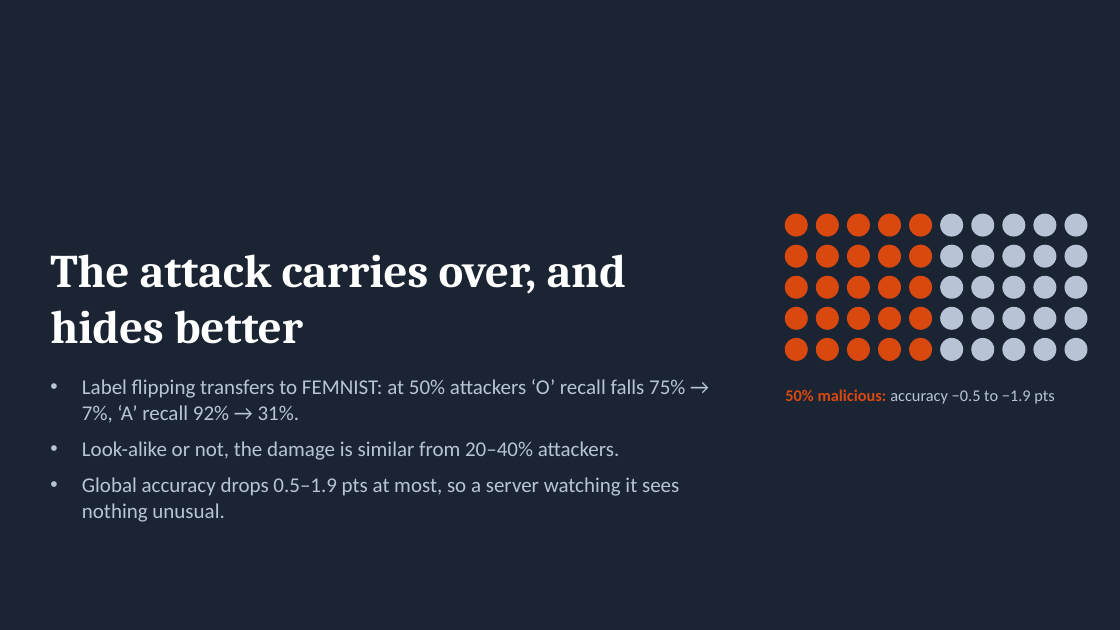
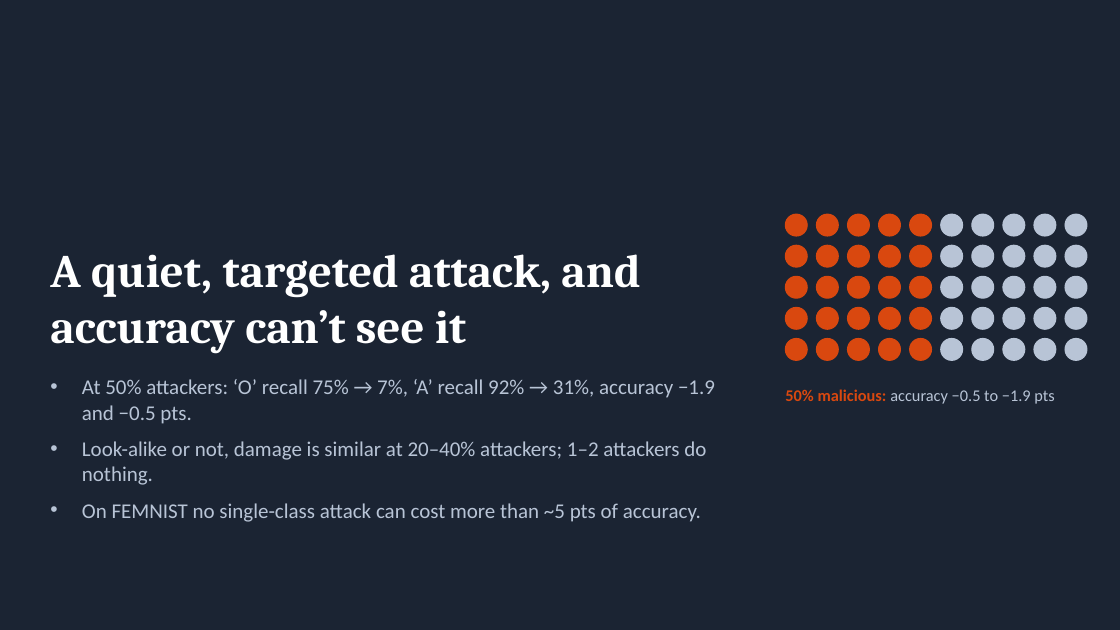
Before and after one commit to wetthamm/FederatedLearning, a slide deck: slide 17 of writeup/FEMNIST_label_flipping.pptx (slide 16 before the commit). Drawn at 1120x630 pixels with LibreOffice and Linux fonts; fonts in the diff are those of the drawing. Boxes give left, top, right and bottom in pixels: in the first picture for what was removed or moved away, otherwise in the second. Text is boxed around its words. In the diff, an @@ line names an element or a change of style, - is before the commit and + after.

```diff
--- a/writeup/FEMNIST_label_flipping.pptx
+++ b/writeup/FEMNIST_label_flipping.pptx
@@ title at (50, 254, 640, 353): text changed @@
-The attack carries over, and hides better
+A quiet, targeted attack, and accuracy can’t see it
@@ text at (82, 379, 715, 522): text changed @@
-• Label flipping transfers to FEMNIST: at 50% attackers ‘O’ recall falls 75% → 7%, ‘A’ recall 92% → 31%.
-• Look-alike or not, the damage is similar from 20–40% attackers.
-• Global accuracy drops 0.5–1.9 pts at most, so a server watching it sees nothing unusual.
+• At 50% attackers: ‘O’ recall 75% → 7%, ‘A’ recall 92% → 31%, accuracy −1.9 and −0.5 pts.
+• Look-alike or not, damage is similar at 20–40% attackers; 1–2 attackers do nothing.
+• On FEMNIST no single-class attack can cost more than ~5 pts of accuracy.
```
Also in this commit, not shown: 13 other slides changed, 3 slides added, 2 slides removed, 12 other files.
